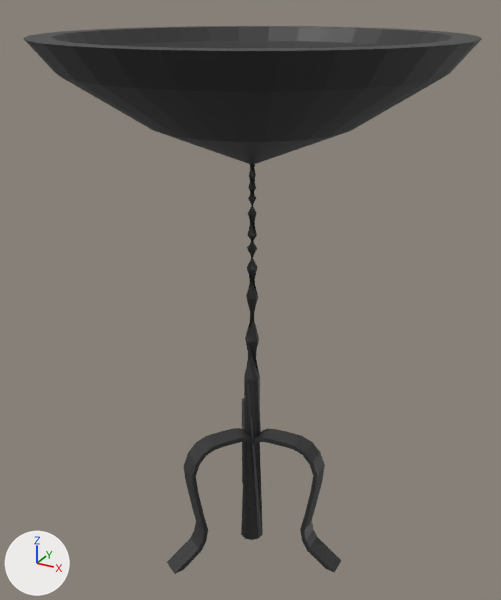
The Blender file Assets/Tamasiro/Texture/Kouta_Object/shortCandleStickUnited_01.blend: old version first, new version second.
Camera for both pictures: a 50 mm lens placed at (1.62, -2.97, 3.07), pointed at (-0.03, 0.04, 1.56). The lights are fixed; the arrows at lower left show +X, +Y and +Z.
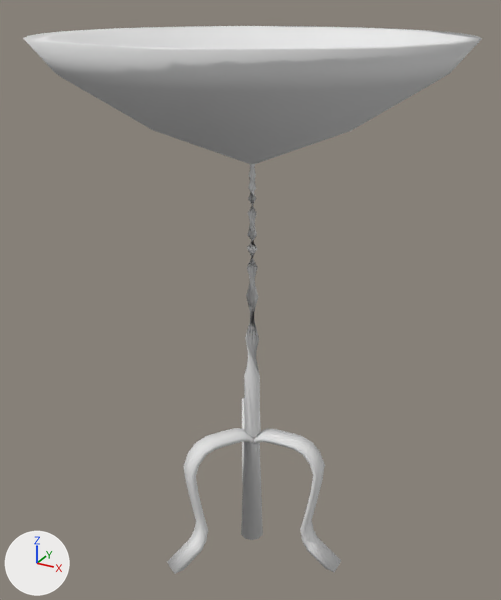
The change, as a diff of the scene's bpy script:
```diff
--- a/Assets/Tamasiro/Texture/Kouta_Object/shortCandleStickUnited_01.blend.py
+++ b/Assets/Tamasiro/Texture/Kouta_Object/shortCandleStickUnited_01.blend.py
@@ mat_material @@
+mat_material = diffuse_material('Material')
+mat_material.base_color = (0.8, 0.8, 0.8)  # white #e7e7e7
@@ me_cylinder_002 @@
 me_cylinder_002.from_pydata(...)  # 504 vertices, 490 faces; spans x -1.0..1.0, y -1.0..1.0, z -1.47..1.43
 # used by ob_cylinder; location = (0.0, 0.0, 1.431); rotation_euler = (0.0, 3.142, 0.0), in degrees (0, 180, 0)
-me_cylinder_002.materials.append(mat_shortcandlestickunited_texture_01_png)  # picture img_shortcandlestickunited_texture_01_png
+# me_cylinder_002 part 1: all faces are now shaded smooth (490 of 490 changed)
+me_cylinder_002.materials.append(mat_material)  # white #e7e7e7
```

Changed parts and their boxes (x1, y1, x2, y2) in the pictures (501 x 600 px):
'Cylinder', recoloured, shading changed (black to grey)
    both: (23, 26, 482, 574)
